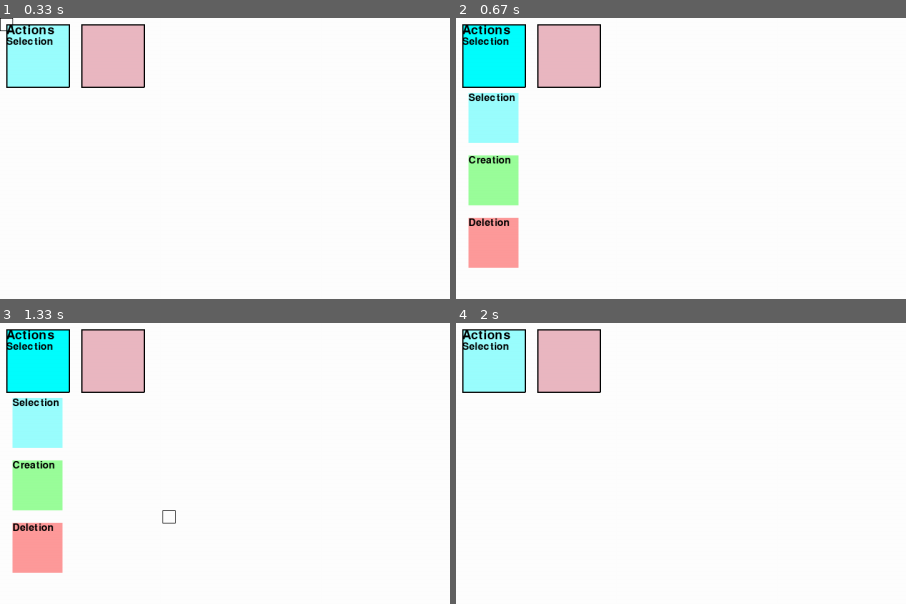
Above: before the commit, frames 1-4 (two rows, left to right).
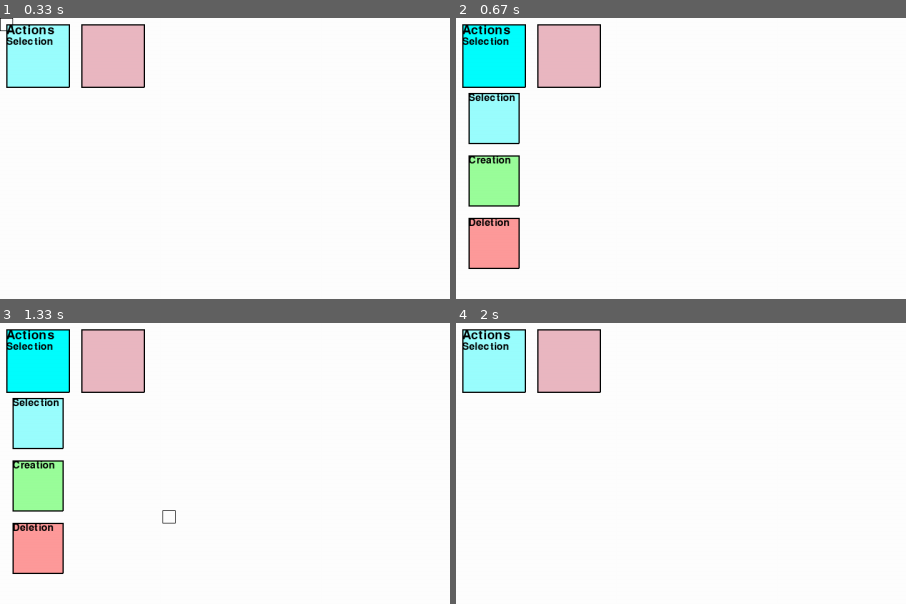
Above: after the commit, the same moments.

Repository: sbwhitt/pygame-life-simulation
Game: pygame game, started from main.py
Same seed, same stepped clock (60 frames per second), same inputs: the game is played once before the commit and once after it.
Inputs (mouse positions are % of the whole screen's width and height, from its top left):
- Up to frame 1 (0.33 s): no input
- Up to frame 2 (0.67 s): click "Actions" at 0.38 s
- Up to frame 3 (1.33 s): tap Enter at 0.67 s; click (19, 35) at 1.05 s
- Up to frame 4 (2 s): click "Selection" at 1.38 s; click (52, 16) at 1.72 s
The pictures show only the part of the screen within x 0-50%, y 0-50%; the shares and areas given below are measured in that part.

Frame 1 is identical in both runs. In frame 2, 1.0% of the frame differs, in the area x 2-15%, y 26-90%; in frame 3, 1.0%; in frame 4, nothing differs.

Commit message:
add borders to menu options

Diff:
--- a/src/interface/picker_menu.py
+++ b/src/interface/picker_menu.py
@@ -23,6 +23,7 @@
             self.render_hover(screen)
         else:
             self.render_transparent(screen)
+            self.render_border(screen)
         self._render_option_text(screen)
 
     # helpers
